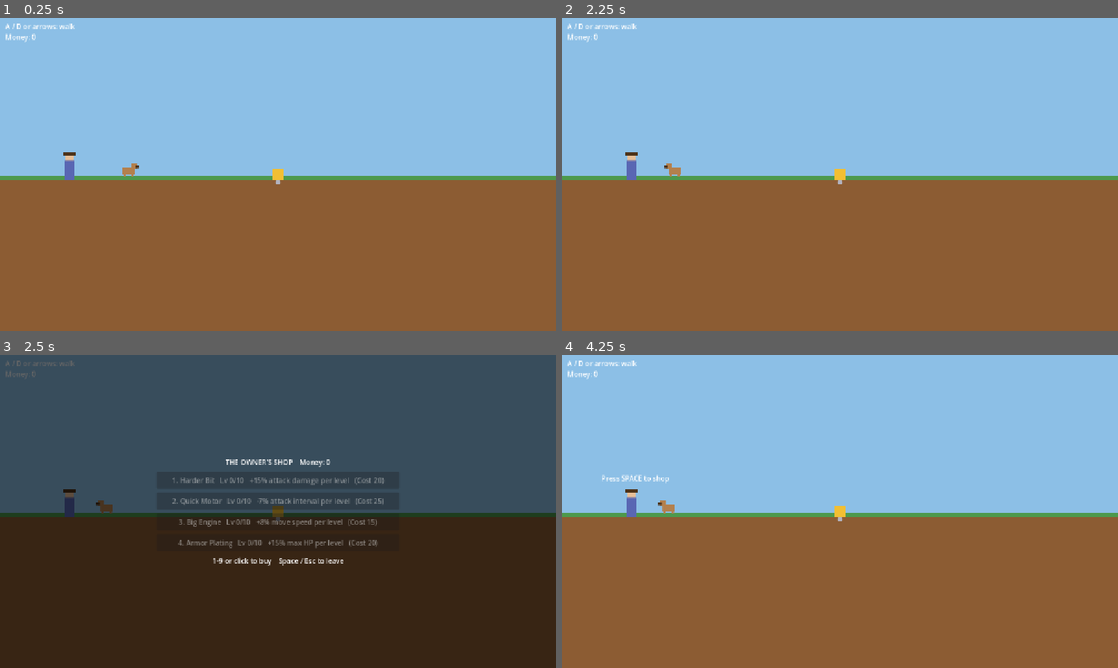
Above: before the commit, frames 1-4 (two rows, left to right).
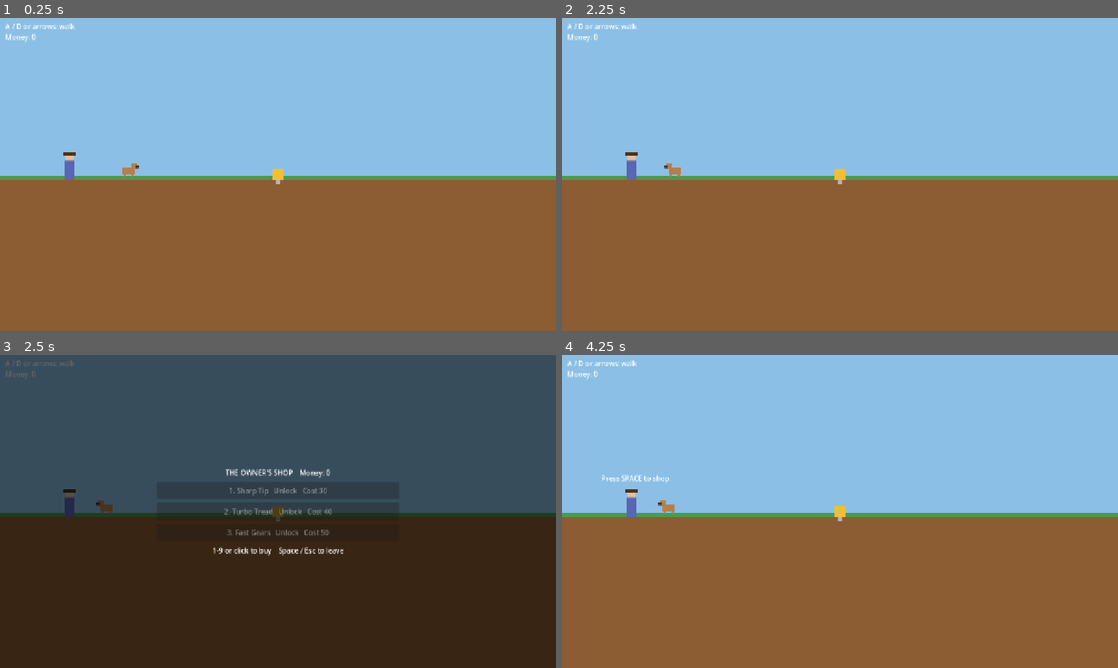
Above: after the commit, the same moments.

Repository: tygedavis/game-jam-2
Game: Godot game, scene res://scenes/surface.tscn
Two runs of this game, one before a commit and one after it. Both use one fixed random seed, a clock stepped at 60 frames per second and the inputs below.
Inputs (mouse positions are in pixels of both pictures, inside the frame that each line leads up to):
- Up to frame 1 (0.25 s): no input
- Up to frame 2 (2.25 s): tap Enter at 0.5, 2 s; move the mouse to (812, 237) at 0.52 s; hold Up (ui_up) 0.53-1.25 s; tap Space at 0.6, 0.77, 1.07, 1.25 s; click (812, 237) at 0.67 s; drag from (1006, 221) to (812, 237) at 1.27 s; move the mouse to (673, 127) at 2.02 s; hold Left (ui_left) from 2.03 s (still down); tap Keypad Enter at 2.1 s
- Up to frame 3 (2.5 s): keep holding Left (ui_left); tap Space at 2.3 s
- Up to frame 4 (4.25 s): release Left (ui_left) at 2.75 s; tap Enter at 2.75, 3.5 s; drag from (867, 511) to (673, 464) at 2.77 s; move the mouse to (756, 433) at 3.52 s; hold Down (ui_down) from 3.53 s (still down); tap 9 at 3.6 s; tap Space at 3.77, 3.8, 4.07 s; tap Escape at 4.15 s

Frames 1-2 are identical in both runs. In frame 3, 2.5% of the frame differs, in the area x 31-69%, y 33-68%; in frame 4, nothing differs.

Commit message:
feat: shop sells item unlocks and upgrades; remove boost shop
Co-Authored-By: Claude Sonnet 5.5 <noreply@anthropic.com>
Claude-Session: https://claude.ai/code/session_01QSzUp9t3MqCs1bvMwR3GNc

Diff:
--- a/data/meta/armor_plating.tres
+++ /dev/null
@@ -1,11 +0,0 @@
-[gd_resource type="Resource" script_class="MetaUpgradeDef" load_steps=2 format=3]
-
-[ext_resource type="Script" path="res://scripts/data/meta_upgrade_def.gd" id="1"]
-
-[resource]
-script = ExtResource("1")
-display_name = "Armor Plating"
-description = "+15% max HP per level"
-property = "max_hp"
-multiplier = 1.15
-base_cost = 20
--- a/data/meta/big_engine.tres
+++ /dev/null
@@ -1,11 +0,0 @@
-[gd_resource type="Resource" script_class="MetaUpgradeDef" load_steps=2 format=3]
-
-[ext_resource type="Script" path="res://scripts/data/meta_upgrade_def.gd" id="1"]
-
-[resource]
-script = ExtResource("1")
-display_name = "Big Engine"
-description = "+8% move speed per level"
-property = "speed"
-multiplier = 1.08
-base_cost = 15
--- a/data/meta/hard_bit.tres
+++ /dev/null
@@ -1,11 +0,0 @@
-[gd_resource type="Resource" script_class="MetaUpgradeDef" load_steps=2 format=3]
-
-[ext_resource type="Script" path="res://scripts/data/meta_upgrade_def.gd" id="1"]
-
-[resource]
-script = ExtResource("1")
-display_name = "Harder Bit"
-description = "+15% attack damage per level"
-property = "attack_damage"
-multiplier = 1.15
-base_cost = 20
--- a/data/meta/quick_motor.tres
+++ /dev/null
@@ -1,11 +0,0 @@
-[gd_resource type="Resource" script_class="MetaUpgradeDef" load_steps=2 format=3]
-
-[ext_resource type="Script" path="res://scripts/data/meta_upgrade_def.gd" id="1"]
-
-[resource]
-script = ExtResource("1")
-display_name = "Quick Motor"
-description = "-7% attack interval per level"
-property = "attack_interval"
-multiplier = 0.93
-base_cost = 25
--- a/scenes/main.tscn
+++ b/scenes/main.tscn
@@ -15,32 +15,25 @@
 [ext_resource type="Script" path="res://scripts/data/enemy_def.gd" id="9"]
 [ext_resource type="Resource" path="res://data/enemies/burrower.tres" id="10"]
 
-[ext_resource type="Script" path="res://scripts/data/upgrade_item_def.gd" id="11"]
-[ext_resource type="Resource" path="res://data/items/sharp_tip.tres" id="12"]
-[ext_resource type="Resource" path="res://data/items/fast_gears.tres" id="13"]
-[ext_resource type="Resource" path="res://data/items/turbo_tread.tres" id="15"]
 
 [ext_resource type="Script" path="res://scripts/data/gem_def.gd" id="16"]
 [ext_resource type="Resource" path="res://data/gems/bone.tres" id="17"]
 [ext_resource type="Resource" path="res://data/gems/coin.tres" id="18"]
 [ext_resource type="Resource" path="res://data/gems/fossil.tres" id="19"]
 [ext_resource type="Resource" path="res://data/gems/gem.tres" id="20"]
-[ext_resource type="Script" path="res://scripts/data/meta_upgrade_def.gd" id="mscript"]
-[ext_resource type="Resource" path="res://data/meta/hard_bit.tres" id="m0"]
-[ext_resource type="Resource" path="res://data/meta/quick_motor.tres" id="m1"]
-[ext_resource type="Resource" path="res://data/meta/big_engine.tres" id="m3"]
-[ext_resource type="Resource" path="res://data/meta/armor_plating.tres" id="m4"]
+
+[ext_resource type="Script" path="res://scripts/data/item_catalog.gd" id="cscript"]
+[ext_resource type="Resource" path="res://data/item_catalog.tres" id="catalog"]
 
 [node name="Main" type="Node2D"]
 script = ExtResource("1")
-meta_upgrades = Array[ExtResource("mscript")]([ExtResource("m0"), ExtResource("m1"), ExtResource("m3"), ExtResource("m4")])
+catalog = ExtResource("catalog")
 enemy_defs = Array[ExtResource("9")]([ExtResource("10")])
 
 [node name="Terrain" type="Node2D" parent="."]
 script = ExtResource("2")
 profile = ExtResource("8")
 gem_defs = Array[ExtResource("16")]([ExtResource("17"), ExtResource("18"), ExtResource("19"), ExtResource("20")])
-upgrade_defs = Array[ExtResource("11")]([ExtResource("12"), ExtResource("13"), ExtResource("15")])
 overrides = Array[ExtResource("6")]([ExtResource("4"), ExtResource("5")])
 
 [node name="Drill" type="Node2D" parent="."]
--- a/scenes/surface.tscn
+++ b/scenes/surface.tscn
@@ -1,19 +1,16 @@
-[gd_scene load_steps=30 format=3]
+[gd_scene load_steps=27 format=3]
 
 [ext_resource type="Script" path="res://scripts/surface.gd" id="1"]
 [ext_resource type="Script" path="res://scripts/auto_sprite.gd" id="sprite_script"]
 [ext_resource type="Texture2D" path="res://assets/sprites/drill.png" id="drill_tex"]
 [ext_resource type="Texture2D" path="res://assets/sprites/owner.png" id="owner_tex"]
 [ext_resource type="Texture2D" path="res://assets/sprites/dog.png" id="dog_tex"]
-[ext_resource type="Script" path="res://scripts/data/meta_upgrade_def.gd" id="mscript"]
-[ext_resource type="Resource" path="res://data/meta/hard_bit.tres" id="m0"]
-[ext_resource type="Resource" path="res://data/meta/quick_motor.tres" id="m1"]
-[ext_resource type="Resource" path="res://data/meta/big_engine.tres" id="m3"]
-[ext_resource type="Resource" path="res://data/meta/armor_plating.tres" id="m4"]
+[ext_resource type="Script" path="res://scripts/data/item_catalog.gd" id="cscript"]
+[ext_resource type="Resource" path="res://data/item_catalog.tres" id="catalog"]
 
 [node name="Surface" type="Node2D"]
 script = ExtResource("1")
-meta_upgrades = Array[ExtResource("mscript")]([ExtResource("m0"), ExtResource("m1"), ExtResource("m3"), ExtResource("m4")])
+catalog = ExtResource("catalog")
 
 [node name="Drill" type="Sprite2D" parent="."]
 position = Vector2(640, 360)
--- a/scripts/data/meta_upgrade_def.gd
+++ /dev/null
@@ -1,28 +0,0 @@
-class_name MetaUpgradeDef
-extends Resource
-## A permanent upgrade sold by the owner. Add one by creating a MetaUpgradeDef .tres and
-## listing it on the Surface and Main scenes. Each purchased level multiplies one Drill stat.
-
-@export var display_name := "Upgrade"
-@export_multiline var description := ""
-@export_enum("attack_damage", "attack_interval", "speed", "max_hp") var property := "attack_damage"
-## Applied once per purchased level (e.g. 1.15 = +15% each; 0.93 on attack_interval = faster).
-@export var multiplier := 1.15
-@export var max_level := 10
-## Price of the first level; later levels cost base_cost * cost_growth ^ level.
-@export var base_cost := 20
-@export var cost_growth := 1.6
-
-
-## Stable save key, taken from the file name.
-func id() -> String:
-	return resource_path.get_file().get_basename()
-
-
-func cost_for(level: int) -> int:
-	return roundi(base_cost * pow(cost_growth, level))
-
-
-func apply(drill: Drill, level: int) -> void:
-	if level > 0:
-		drill.set(property, drill.get(property) * pow(multiplier, level))
--- a/scripts/main.gd
+++ b/scripts/main.gd
@@ -5,8 +5,8 @@
 
 ## Enemy types that can spawn. Edit in main.tscn.
 @export var enemy_defs: Array[EnemyDef] = []
-## Permanent upgrades (bought from the owner) applied at run start.
-@export var meta_upgrades: Array[MetaUpgradeDef] = []
+## Every upgrade item; those unlocked at the shop can spawn in the ground.
+@export var catalog: ItemCatalog
 @export var spawn_interval := 2.0
 @export var max_enemies := 25
 ## Spawn distance from the player, in pixels (just off screen).
@@ -40,11 +40,10 @@
 	drill.terrain = terrain
 	# Only unlocked upgrade items can be found in the ground.
 	var pool: Array[UpgradeItemDef] = []
-	for def in terrain.upgrade_defs:
+	for def in catalog.items:
 		if Save.is_unlocked(def):
 			pool.append(def)
 	terrain.upgrade_defs = pool
-	Save.apply_to(drill, meta_upgrades)
 	drill.capture_baseline()
 	drill.hp = drill.max_hp
 	# Start parked on the ground line, matching the hub drill.
--- a/scripts/save.gd
+++ b/scripts/save.gd
@@ -1,42 +1,15 @@
 extends Node
 ## Autoload "Save": the persistent wallet, unlocked shop items and their upgrade levels (user://save.json).
-## `levels` and its methods are the old stat-boost shop, removed once the item shop replaces it.
 
 var path := "user://save.json"
 
 var money := 0
-var levels := {} # MetaUpgradeDef.id() -> purchased level
 var unlocked: Array = [] # UpgradeItemDef.id() of items unlocked at the shop (issue #38)
 var item_levels := {} # UpgradeItemDef.id() -> shop upgrade level
 
 
 func _ready() -> void:
 	load_game()
-
-
-func level_of(def: MetaUpgradeDef) -> int:
-	return levels.get(def.id(), 0)
-
-
-func next_cost(def: MetaUpgradeDef) -> int:
-	return def.cost_for(level_of(def))
-
-
-func is_maxed(def: MetaUpgradeDef) -> bool:
-	return level_of(def) >= def.max_level
-
-
-func can_buy(def: MetaUpgradeDef) -> bool:
-	return not is_maxed(def) and money >= next_cost(def)
-
-
-func buy(def: MetaUpgradeDef) -> bool:
-	if not can_buy(def):
-		return false
-	money -= next_cost(def)
-	levels[def.id()] = level_of(def) + 1
-	save_game()
-	return true
 
 
 func is_unlocked(def: UpgradeItemDef) -> bool:
@@ -86,16 +59,10 @@
 	save_game()
 
 
-## Applies all purchased upgrades to a fresh drill.
-func apply_to(drill: Drill, defs: Array[MetaUpgradeDef]) -> void:
-	for def in defs:
-		def.apply(drill, level_of(def))
-
-
 func save_game() -> void:
 	var f := FileAccess.open(path, FileAccess.WRITE)
 	if f:
-		f.store_string(JSON.stringify({"money": money, "levels": levels, "unlocked": unlocked, "item_levels": item_levels}))
+		f.store_string(JSON.stringify({"money": money, "unlocked": unlocked, "item_levels": item_levels}))
 
 
 func load_game() -> void:
@@ -104,9 +71,6 @@
 	var data = JSON.parse_string(FileAccess.get_file_as_string(path))
 	if data is Dictionary:
 		money = int(data.get("money", 0))
-		levels = {}
-		for k in data.get("levels", {}):
-			levels[k] = int(data["levels"][k])
 		unlocked = []
 		for id in data.get("unlocked", []):
 			unlocked.append(str(id))
--- a/scripts/shop_menu.gd
+++ b/scripts/shop_menu.gd
@@ -4,7 +4,7 @@
 
 signal closed
 
-var _defs: Array[MetaUpgradeDef] = []
+var _catalog: ItemCatalog
 var _title: Label
 var _box: VBoxContainer
 
@@ -34,8 +34,8 @@
 	col.add_child(hint)
 
 
-func open(defs: Array[MetaUpgradeDef]) -> void:
-	_defs = defs
+func open(catalog: ItemCatalog) -> void:
+	_catalog = catalog
 	visible = true
 	_refresh()
 
@@ -45,24 +45,51 @@
 	closed.emit()
 
 
+## The text of one shop row. Locked items show their unlock price; unlocked ones show the level,
+## the buff now and after the next upgrade, and the next upgrade price (or MAX).
+static func row_text(def: UpgradeItemDef, unlocked: bool, level: int, _money: int) -> String:
+	if not unlocked:
+		return "%s   Unlock   Cost %d" % [def.display_name, def.unlock_cost]
+	var status := "MAX" if level >= def.max_shop_level else "Cost %d" % def.cost_for(level)
+	return "%s   Lv %d/%d   +%s -> +%s per pickup   %s" % [def.display_name, level,
+		def.max_shop_level, _percent(def.buff_at_level(level)), _percent(def.buff_at_level(level + 1)), status]
+
+
+static func _percent(fraction: float) -> String:
+	var text := "%.1f" % (fraction * 100.0)
+	if text.ends_with(".0"):
+		text = text.trim_suffix(".0")
+	return text + "%"
+
+
 func _refresh() -> void:
-	_title.text = "THE OWNER'S SHOP    Money: %d" % Save.money
 	for child in _box.get_children():
 		child.queue_free()
-	for i in _defs.size():
-		var d := _defs[i]
+	if _catalog == null or _catalog.items.is_empty():
+		_title.text = "THE OWNER'S SHOP"
+		var empty := Label.new()
+		empty.text = "Nothing for sale yet"
+		empty.horizontal_alignment = HORIZONTAL_ALIGNMENT_CENTER
+		_box.add_child(empty)
+		return
+	_title.text = "THE OWNER'S SHOP    Money: %d" % Save.money
+	for i in _catalog.items.size():
+		var d := _catalog.items[i]
+		var unlocked := Save.is_unlocked(d)
 		var b := Button.new()
-		var status := "MAX" if Save.is_maxed(d) else "Cost %d" % Save.next_cost(d)
-		b.text = "%d. %s   Lv %d/%d   %s   (%s)" % [i + 1, d.display_name,
-			Save.level_of(d), d.max_level, d.description, status]
+		b.text = "%d. %s" % [i + 1, row_text(d, unlocked, Save.item_level_of(d), Save.money)]
 		b.custom_minimum_size = Vector2(560, 40)
-		b.disabled = not Save.can_buy(d)
+		b.disabled = not (Save.can_upgrade_item(d) if unlocked else Save.can_unlock(d))
 		b.pressed.connect(_buy.bind(i))
 		_box.add_child(b)
 
 
 func _buy(i: int) -> void:
-	if i < _defs.size() and Save.buy(_defs[i]):
+	if _catalog == null or i >= _catalog.items.size():
+		return
+	var d := _catalog.items[i]
+	var ok := Save.upgrade_item(d) if Save.is_unlocked(d) else Save.unlock(d)
+	if ok:
 		_refresh()
 
 
--- a/scripts/surface.gd
+++ b/scripts/surface.gd
@@ -12,8 +12,8 @@
 const OWNER_X := 160.0
 
 @export var walk_speed := 220.0
-## Permanent upgrades the owner sells. Add a MetaUpgradeDef .tres here to stock the shop.
-@export var meta_upgrades: Array[MetaUpgradeDef] = []
+## The upgrade items the owner sells (unlocks and upgrades). Edit the catalog .tres to stock the shop.
+@export var catalog: ItemCatalog
 
 var _dog_x := 300.0
 var _facing := 1
@@ -78,7 +78,7 @@
 	if _near_drill():
 		get_tree().change_scene_to_file(RUN_SCENE)
 	elif _near_owner():
-		_shop.open(meta_upgrades)
+		_shop.open(catalog)
 
 
 func _near_owner() -> bool:
--- /dev/null
+++ b/tests/shop_menu_test.gd
@@ -0,0 +1,65 @@
+extends SceneTree
+## Headless tests for the item shop UI text and scene wiring.
+## Run: godot --headless --path . --script tests/shop_menu_test.gd
+
+var _failed := false
+# Loaded at runtime: shop_menu.gd names the Save autoload, which does not exist yet when this script compiles.
+var _shop_script: GDScript
+
+
+func check(test_name: String, ok: bool) -> void:
+	print(("PASS " if ok else "FAIL ") + test_name)
+	if not ok:
+		_failed = true
+
+
+func _init() -> void:
+	await process_frame # autoloads are registered by now
+	_shop_script = load("res://scripts/shop_menu.gd")
+	_test_row_text()
+	_test_scene_wiring()
+	_test_menu_open_close()
+	quit(1 if _failed else 0)
+
+
+func _test_row_text() -> void:
+	var d := UpgradeItemDef.new()
+	d.display_name = "Sharp Tip"
+	d.buff_per_stack = 0.05
+	d.buff_step_per_level = 0.025
+	d.base_cost = 20
+	d.cost_growth = 1.0
+	d.unlock_cost = 30
+	d.max_shop_level = 2
+	var locked: String = _shop_script.row_text(d, false, 0, 100)
+	check("locked row has name", locked.contains("Sharp Tip"))
+	check("locked row says Unlock", locked.contains("Unlock"))
+	check("locked row shows unlock cost", locked.contains("30"))
+	var lv0: String = _shop_script.row_text(d, true, 0, 100)
+	check("lv0 shows level", lv0.contains("Lv 0/2"))
+	check("lv0 shows current percent", lv0.contains("5%"))
+	check("lv0 shows next percent", lv0.contains("7.5%"))
+	check("lv0 shows cost", lv0.contains("20"))
+	var maxed: String = _shop_script.row_text(d, true, 2, 100)
+	check("max row says MAX", maxed.contains("MAX"))
+	check("max row has no cost number", not maxed.contains("Cost") and not maxed.contains("20"))
+
+
+func _test_scene_wiring() -> void:
+	for path in ["res://scenes/main.tscn", "res://scenes/surface.tscn"]:
+		var node: Node = load(path).instantiate()
+		var cat = node.get("catalog")
+		check(path + " catalog has 3 items", cat is ItemCatalog and cat.items.size() == 3)
+		node.free()
+
+
+func _test_menu_open_close() -> void:
+	var menu = _shop_script.new()
+	root.add_child(menu)
+	menu.open(ItemCatalog.new())
+	check("opens with empty catalog", menu.visible)
+	menu.open(null)
+	check("opens with null catalog", menu.visible)
+	menu.close()
+	check("close hides", not menu.visible)
+	menu.free()
Not shown: 1 places in scenes/main.tscn that only renumber resources
Not shown, removed: scripts/data/meta_upgrade_def.gd.uid
